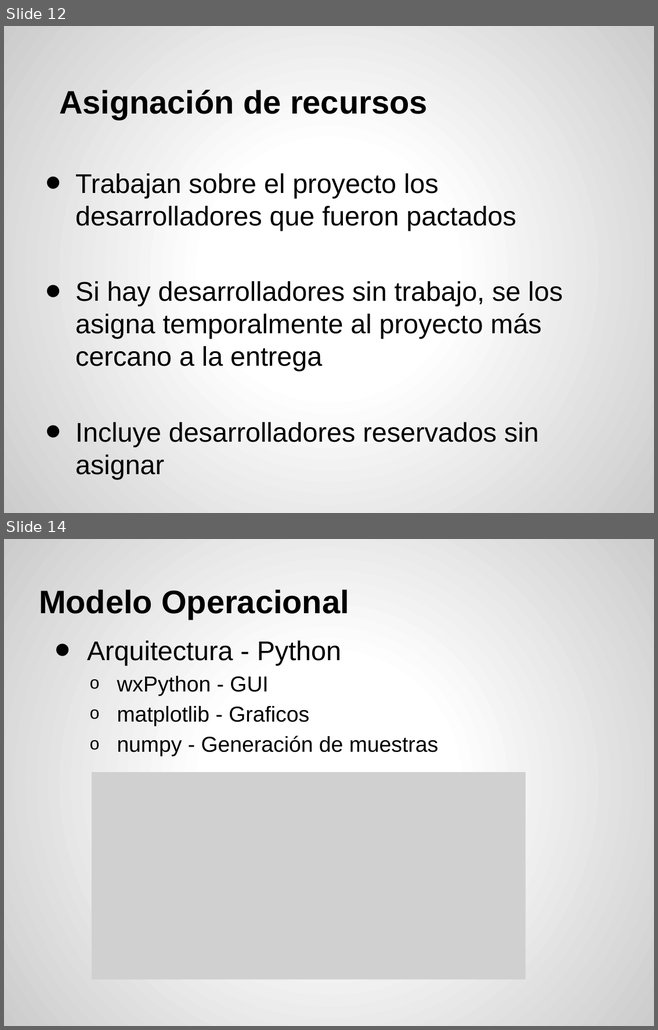
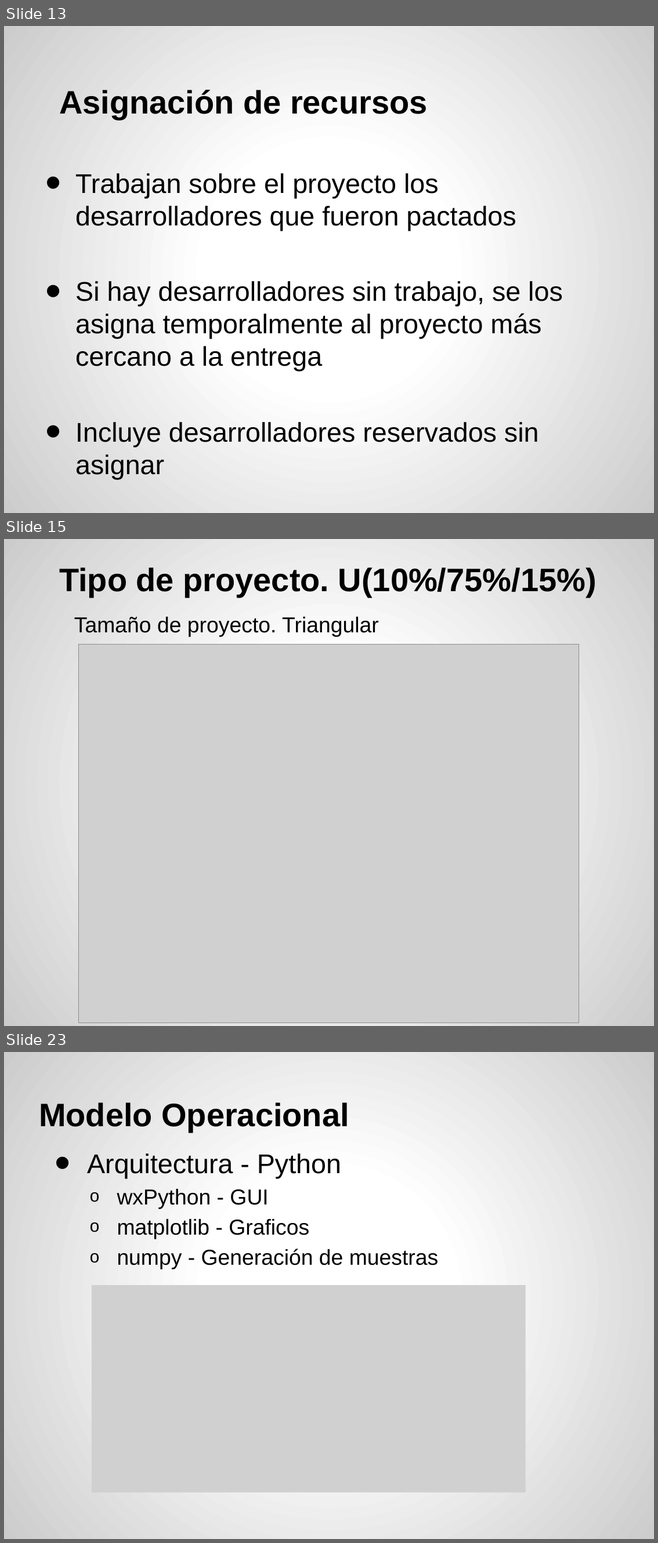
Before and after one commit to acrespo/Simulaciones, a slide deck: presentacion.pptx. Shown one above the other, each under a label of ours: slides 12 and 14 before the commit, slides 13, 15 and 23 after it; the slides between them are not shown. The pictures are 658x1030 and 658x1543 pixels, drawn with LibreOffice and Linux fonts; fonts in the diff are those of the drawing; grey boxes stand for pictures. Boxes give left, top, right and bottom in pixels: in the first picture for what was removed or moved away, otherwise in the second. Text is boxed around its words. In the diff, an @@ line names an element or a change of style, - is before the commit and + after.

```diff
--- a/presentacion.pptx
+++ b/presentacion.pptx
@@ slide 15 added at bbox=[4, 539, 654, 1026], background gradient #FFFFFF to #CCCCCC @@
@@ title added at bbox=[59, 567, 596, 597], 36 pt, text #000000, bold @@
+Tipo de proyecto. U(10%/75%/15%)
@@ text added at bbox=[74, 617, 379, 637], 24 pt, text #000000 @@
+  Tamaño de proyecto. Triangular
@@ picture added at bbox=[79, 644, 579, 1024] @@
@@ what was slide 12 is now slide 13 @@
@@ what was slide 14 is now slide 23 @@
```
Also in this commit, not shown: 1 slide changed, 17 other slides added.
